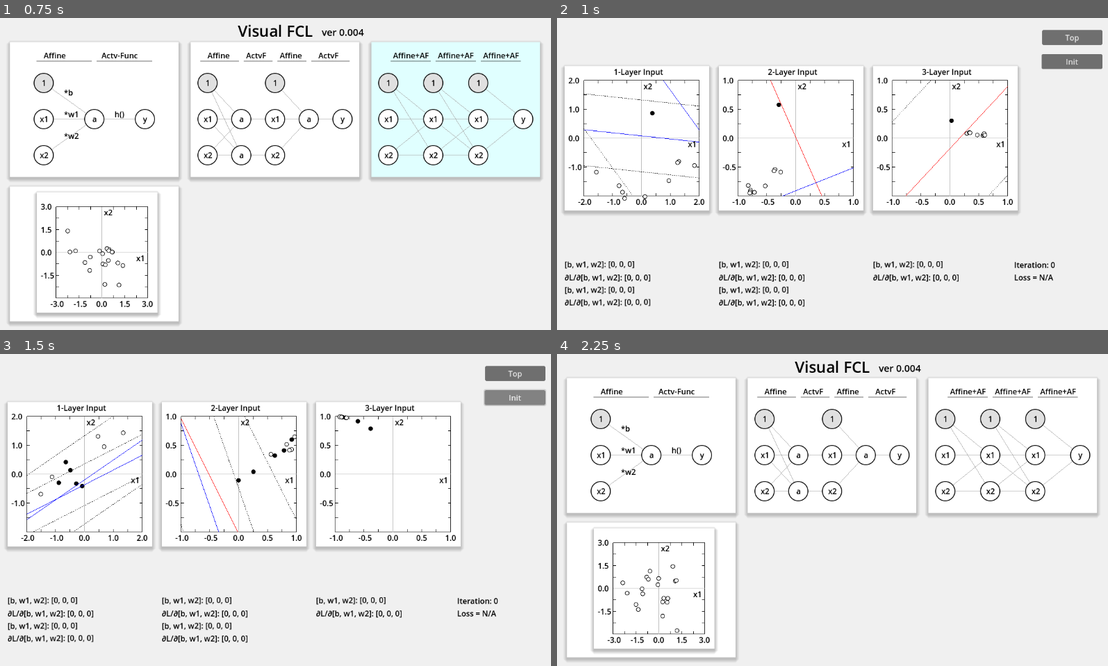
Above: before the commit, frames 1-4 (two rows, left to right).
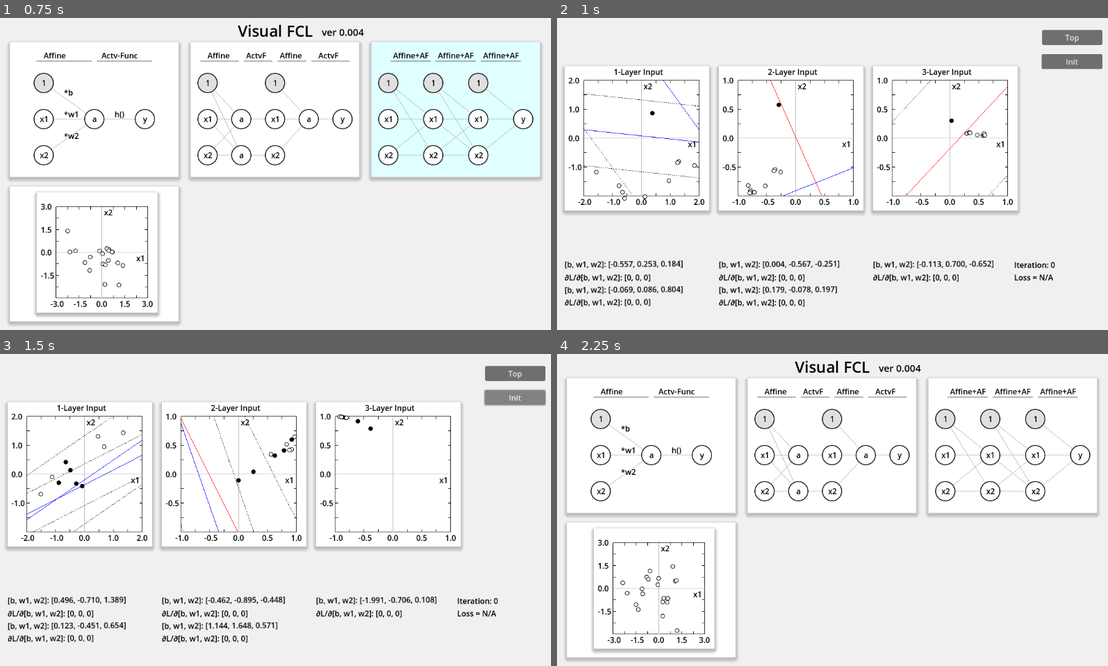
Above: after the commit, the same moments.

Repository: vivisuke/VisualFCL
Game: Godot game, scene res://top_scene.tscn
The game is run twice, just before and just after one commit, with the same random seed, the same clock (stepped at 60 frames per second) and the same inputs.
Inputs (mouse positions are in pixels of both pictures, inside the frame that each line leads up to):
- Up to frame 1 (0.75 s): tap Enter at 0.5 s; move the mouse to (396, 158) at 0.52 s; click (396, 158) at 0.67 s
- Up to frame 2 (1 s): no input
- Up to frame 3 (1.5 s): click "Init" at 1.25 s
- Up to frame 4 (2.25 s): click "Top" at 2 s

Frame 1 is identical in both runs. In frame 2, 0.8% of the frame differs, in the area x 9-80%, y 77-89%; in frame 3, 0.8%; in frame 4, nothing differs.

Commit message:
0103 ◎ C 06/30 06/30 0.004│ToDo│３層NN学習シーン：各層の [b, w1, w2] 表示

Diff:
--- a/VisualFCL/scripts/fc3layer_scene.gd
+++ b/VisualFCL/scripts/fc3layer_scene.gd
@@ -146,6 +146,13 @@
 func update_graphs():
 	for i in range(vec_graph_rect.size()):
 		vec_graph_rect[i].queue_redraw()
+	#
+	$Weight11Label.text = "[b, w1, w2]: [%.3f, %.3f, %.3f]" % vec_layer[0].neuron_lst[0].vec_weight
+	$Weight12Label.text = "[b, w1, w2]: [%.3f, %.3f, %.3f]" % vec_layer[0].neuron_lst[1].vec_weight
+	$Weight21Label.text = "[b, w1, w2]: [%.3f, %.3f, %.3f]" % vec_layer[1].neuron_lst[0].vec_weight
+	$Weight22Label.text = "[b, w1, w2]: [%.3f, %.3f, %.3f]" % vec_layer[1].neuron_lst[1].vec_weight
+	$Weight31Label.text = "[b, w1, w2]: [%.3f, %.3f, %.3f]" % vec_layer[2].neuron_lst[0].vec_weight
+
 # Called every frame. 'delta' is the elapsed time since the previous frame.
 func _process(delta):
 	pass
Not shown, changed: VisualFCL.spr
